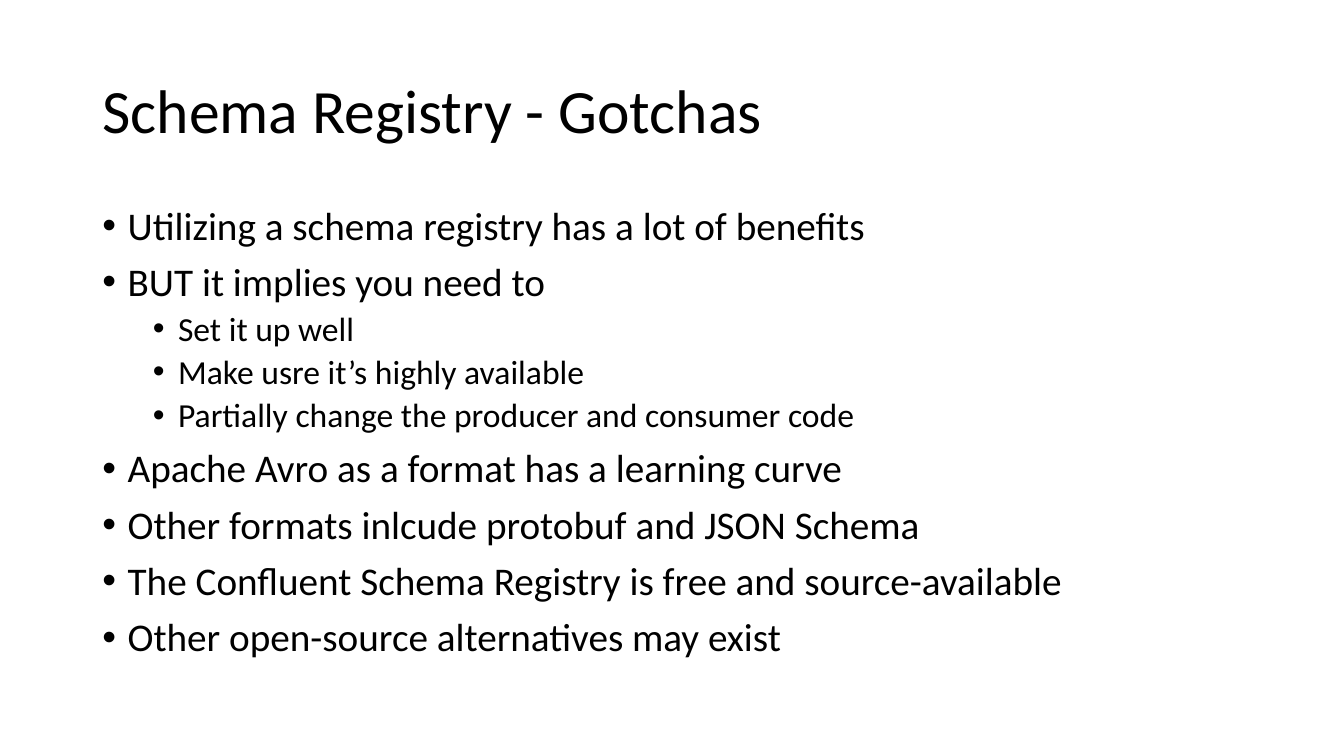
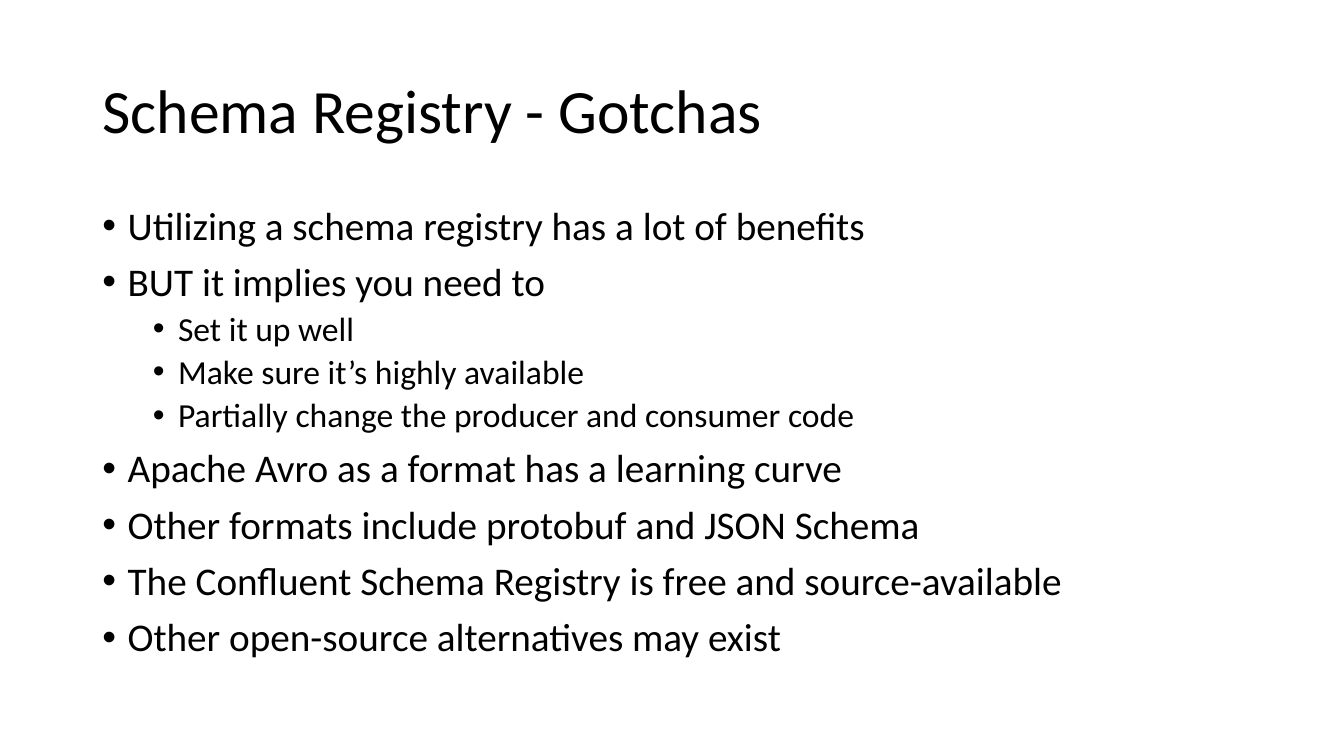
Before and after one commit to fortedigital/cg-kafka, a slide deck: slide 13 of workshop2/Kafka - 102.pptx. Drawn at 1344x756 pixels with LibreOffice and Linux fonts; fonts in the diff are those of the drawing. Boxes give left, top, right and bottom in pixels: in the first picture for what was removed or moved away, otherwise in the second. Text is boxed around its words. In the diff, an @@ line names an element or a change of style, - is before the commit and + after.

```diff
--- a/workshop2/Kafka - 102.pptx
+++ b/workshop2/Kafka - 102.pptx
@@ text at (178,360,584,390): text changed @@
-  • Make usre it’s highly available
+  • Make sure it’s highly available
@@ text at (128,511,920,546): text changed @@
-• Other formats inlcude protobuf and JSON Schema
+• Other formats include protobuf and JSON Schema
```
Also in this commit, not shown: 4 other slides changed, 2 slides removed.
